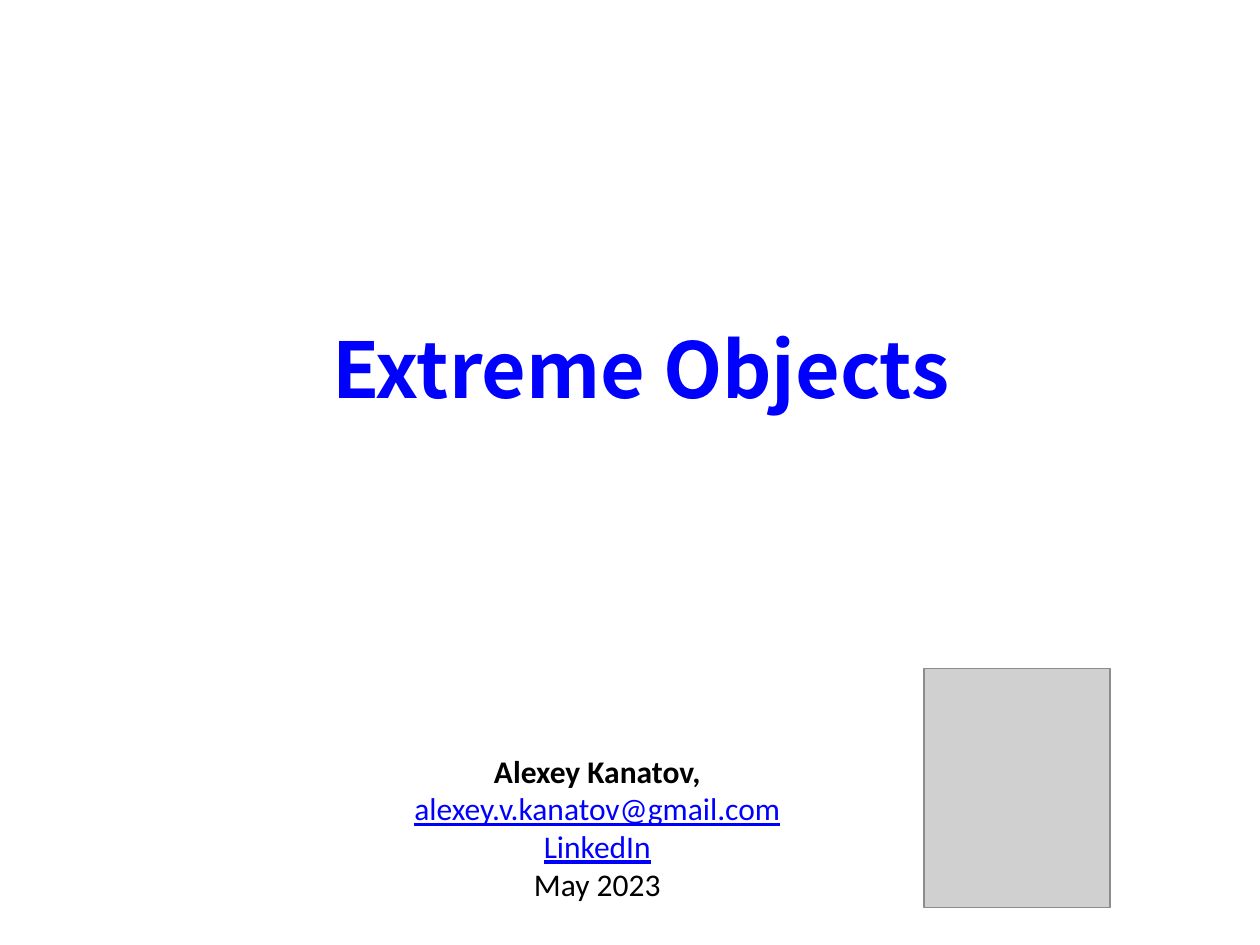
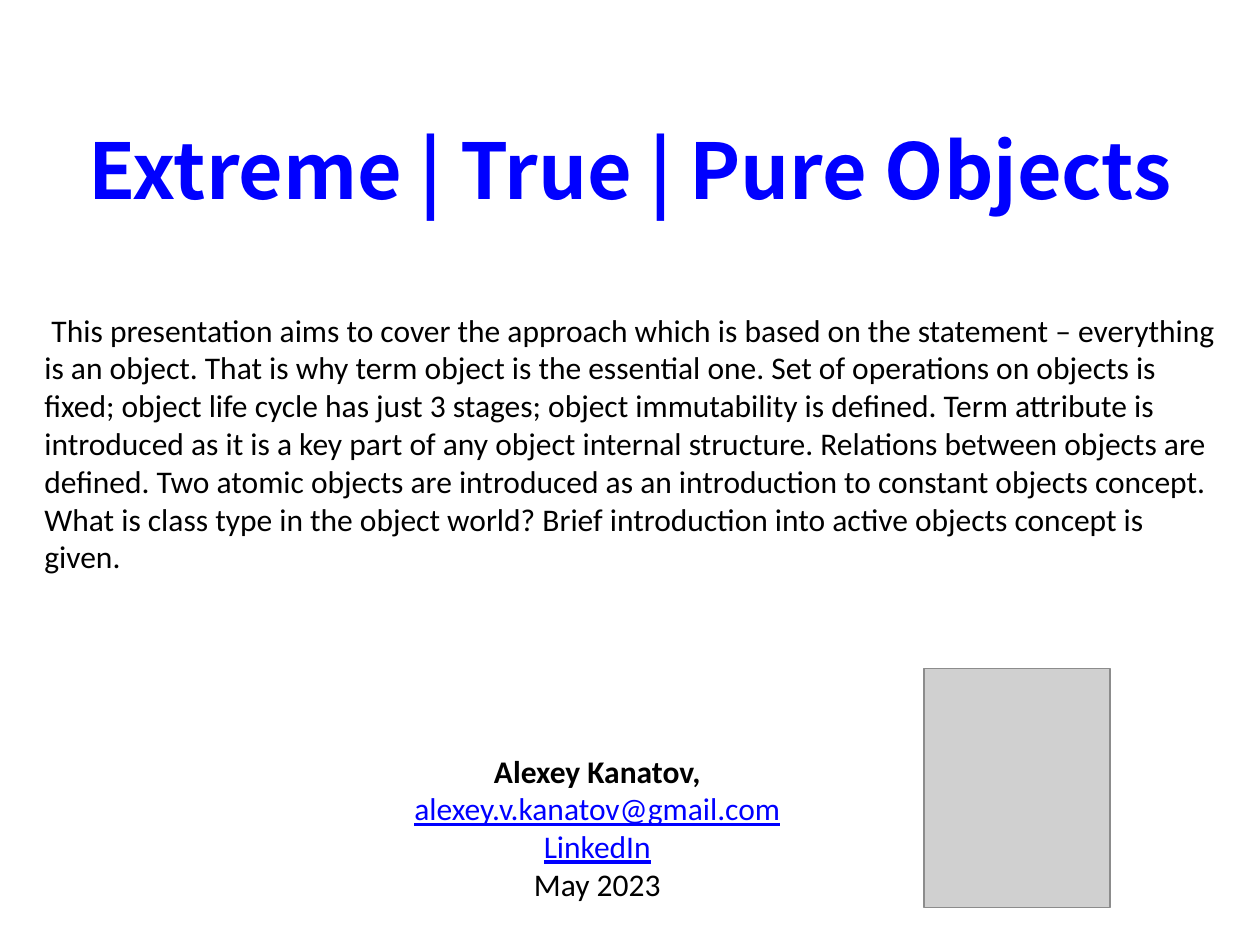
Before and after one commit to akanatov/SLang-, a slide deck: slide 1 of Docs/Extreme objects.pptx. Drawn at 1260x945 pixels with LibreOffice and Linux fonts; fonts in the diff are those of the drawing; grey boxes stand for pictures. Boxes give left, top, right and bottom in pixels: in the first picture for what was removed or moved away, otherwise in the second. Text is boxed around its words. In the diff, an @@ line names an element or a change of style, - is before the commit and + after.

```diff
--- a/Docs/Extreme objects.pptx
+++ b/Docs/Extreme objects.pptx
@@ text at <box>89,136,1171,217</box>: text changed @@
-Extreme Objects
+Extreme | True | Pure Objects
@@ text added at <box>44,320,1214,574</box>, 18 pt, text #000000 @@
+This presentation aims to cover the approach which is based on the statement – everything is an object. That is why term object is the essential one. Set of operations on objects is fixed; object life cycle has just 3 stages; object immutability is defined. Term attribute is introduced as it is a key part of any object internal structure. Relations between objects are defined. Two atomic objects are introduced as an introduction to constant objects concept. What is class type in the object world? Brief introduction into active objects concept is given.
```
Also in this commit, not shown: 4 other slides changed, 9 slides added, 15 slides removed.
